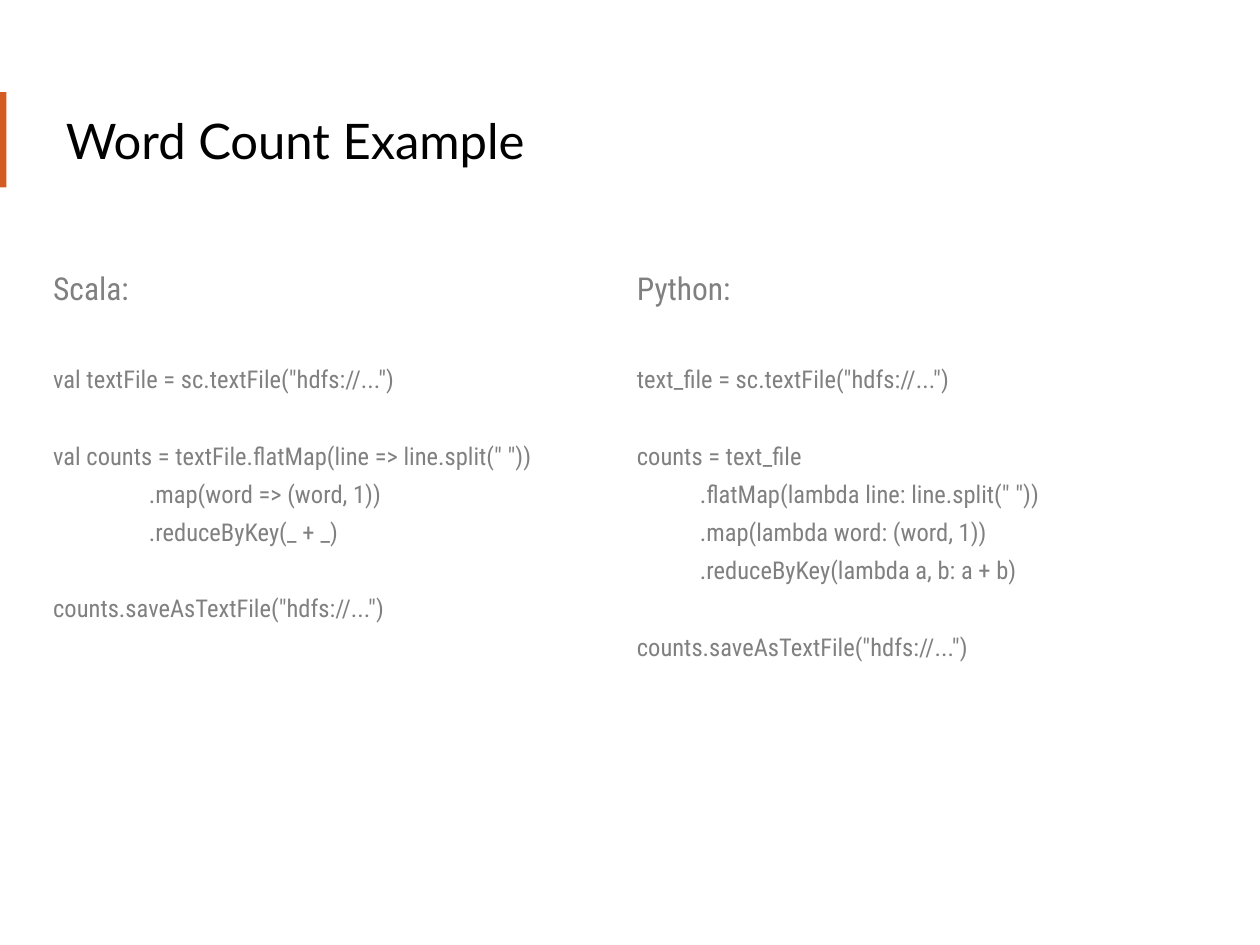
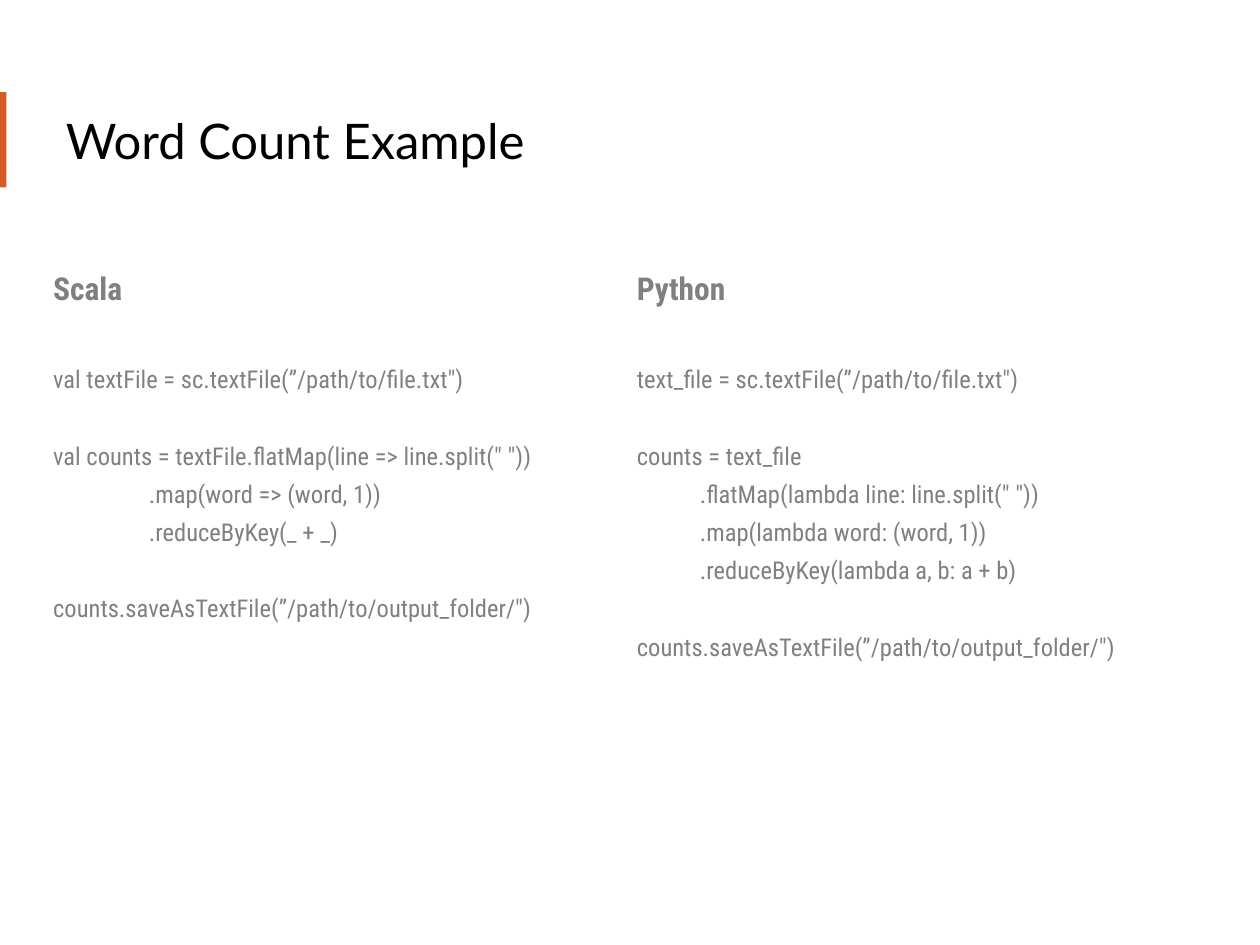
Before and after one commit to teamclairvoyant/intro-to-spark, a slide deck: slide 36 of Intro to Apache Spark Slides.pptx. Drawn at 1260x945 pixels with LibreOffice and Linux fonts; fonts in the diff are those of the drawing. Boxes give left, top, right and bottom in pixels: in the first picture for what was removed or moved away, otherwise in the second. Text is boxed around its words. In the diff, an @@ line names an element or a change of style, - is before the commit and + after.

Commit message:
Fixing spelling issues and other issues with slides after first run through

```diff
--- a/Intro to Apache Spark Slides.pptx
+++ b/Intro to Apache Spark Slides.pptx
@@ text at <box>53,276,463,393</box>: text changed @@
-Scala:
-val textFile = sc.textFile("hdfs://...")
+Scala
+val textFile = sc.textFile(”/path/to/file.txt")
@@ text at <box>637,276,1018,393</box>: text changed @@
-Python:
-text_file = sc.textFile("hdfs://...")
+Python
+text_file = sc.textFile(”/path/to/file.txt")
@@ text at <box>53,598,531,622</box>: text changed @@
-counts.saveAsTextFile("hdfs://...")
+counts.saveAsTextFile(”/path/to/output_folder/")
@@ text at <box>637,637,1115,661</box>: text changed @@
-counts.saveAsTextFile("hdfs://...")
+counts.saveAsTextFile(”/path/to/output_folder/")
```
Also in this commit, not shown: 13 other slides changed.
